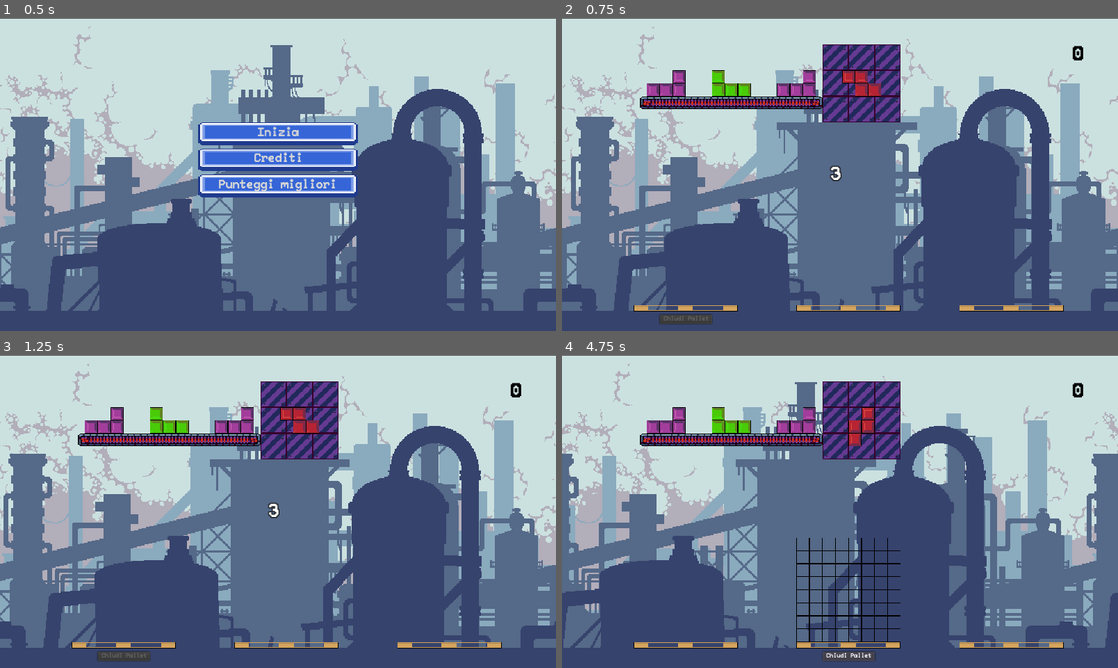
Above: before the commit, frames 1-4 (two rows, left to right).
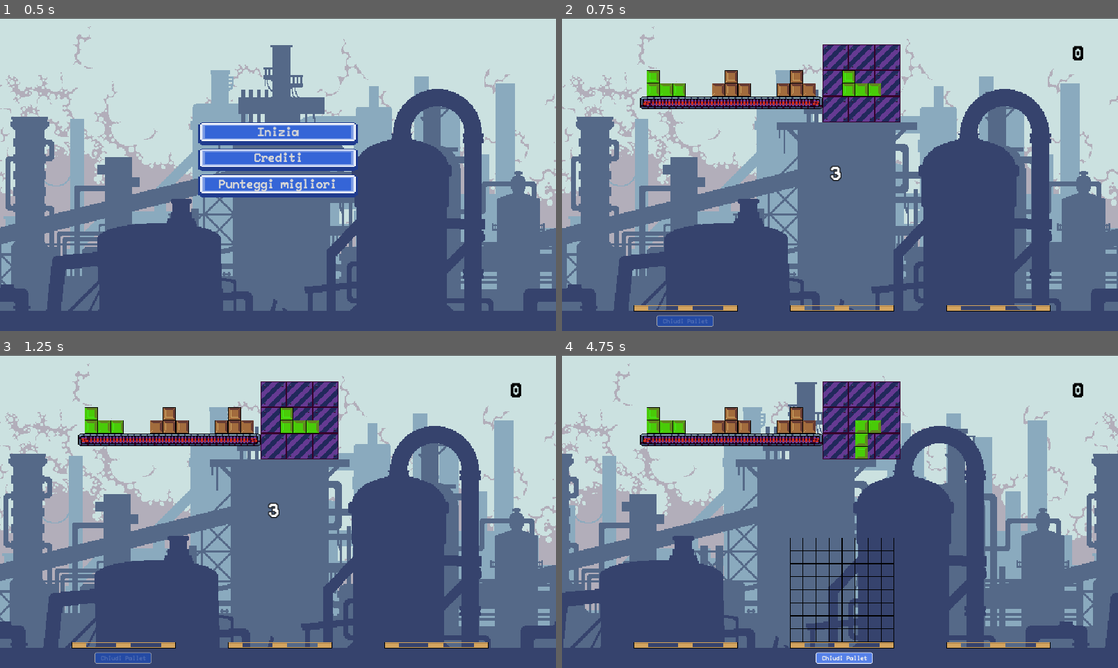
Above: after the commit, the same moments.

Repository: M4rk03/Tetris_JobOrienta
Game: Godot game, scene res://scenes/MainMenu.tscn
Same seed, same stepped clock (60 frames per second), same inputs: the game is played once before the commit and once after it.
Inputs:
- Up to frame 1 (0.5 s): no input
- Up to frame 2 (0.75 s): click "Inizia" at 0.5 s
- Up to frame 3 (1.25 s): no input
- Up to frame 4 (4.75 s): hold D (right_move) 1.28-2.03 s; tap Space (rotate) every 0.75 s from 1.35 to 3.6 s; hold S (down_move) 2.03-2.78 s; hold D (right_move) 2.78-4.25 s; click "Chiudi Pallet" at 4.25 s

Frame 1 is identical in both runs. In frame 2, 2.6% of the frame differs, in the area x 15-91%, y 16-99%; in frame 3, 2.6%; in frame 4, 3.5%.

Commit message:
Fix position shape

Diff:
--- a/project.godot
+++ b/project.godot
@@ -12,7 +12,7 @@
 
 config/name="Alpha1"
 run/main_scene="res://scenes/MainMenu.tscn"
-config/icon="res://icon.png"
+config/icon="res://assets/redSquare.png"
 
 [autoload]
 
@@ -91,7 +91,3 @@
 [physics]
 
 common/enable_pause_aware_picking=true
-
-[rendering]
-
-environment/default_environment="res://default_env.tres"
--- a/scenes/GameOver.tscn
+++ b/scenes/GameOver.tscn
@@ -18,6 +18,48 @@
 
 [sub_resource type="DynamicFont" id=4]
 font_data = ExtResource( 2 )
+
+[sub_resource type="StyleBoxFlat" id=6]
+content_margin_top = 6.0
+bg_color = Color( 0.337255, 0.505882, 0.913725, 1 )
+border_width_left = 2
+border_width_top = 2
+border_width_right = 2
+border_width_bottom = 2
+border_color = Color( 1, 1, 1, 1 )
+border_blend = true
+corner_radius_top_left = 4
+corner_radius_top_right = 4
+corner_radius_bottom_right = 4
+corner_radius_bottom_left = 4
+
+[sub_resource type="StyleBoxFlat" id=7]
+content_margin_top = 6.0
+bg_color = Color( 0.337255, 0.505882, 0.913725, 1 )
+border_width_left = 2
+border_width_top = 2
+border_width_right = 2
+border_width_bottom = 2
+border_color = Color( 0.666667, 0.666667, 0.666667, 1 )
+border_blend = true
+corner_radius_top_left = 4
+corner_radius_top_right = 4
+corner_radius_bottom_right = 4
+corner_radius_bottom_left = 4
+
+[sub_resource type="StyleBoxFlat" id=8]
+content_margin_top = 6.0
+bg_color = Color( 0.211765, 0.4, 0.847059, 1 )
+border_width_left = 2
+border_width_top = 2
+border_width_right = 2
+border_width_bottom = 2
+border_color = Color( 1, 1, 1, 1 )
+border_blend = true
+corner_radius_top_left = 4
+corner_radius_top_right = 4
+corner_radius_bottom_right = 4
+corner_radius_bottom_left = 4
 
 [node name="GameOver" type="Node2D"]
 script = ExtResource( 3 )
@@ -52,19 +94,22 @@
 valign = 1
 
 [node name="InsertName" type="LineEdit" parent="ResultStore"]
-margin_left = 192.0
+margin_left = 182.0
 margin_top = 48.0
-margin_right = 448.0
+margin_right = 458.0
 margin_bottom = 88.0
 custom_fonts/font = SubResource( 5 )
 align = 1
 
 [node name="SendResult" type="Button" parent="ResultStore"]
 margin_left = 224.0
-margin_top = 104.0
+margin_top = 108.0
 margin_right = 416.0
-margin_bottom = 127.0
+margin_bottom = 140.0
 custom_fonts/font = SubResource( 4 )
+custom_styles/hover = SubResource( 6 )
+custom_styles/pressed = SubResource( 7 )
+custom_styles/normal = SubResource( 8 )
 text = "Invia punteggio"
 
 [connection signal="text_changed" from="ResultStore/InsertName" to="." method="_on_LineEdit_text_changed"]
--- a/scenes/I-Shape.tscn
+++ b/scenes/I-Shape.tscn
@@ -10,22 +10,22 @@
 script = ExtResource( 2 )
 
 [node name="Block" type="Sprite" parent="."]
-position = Vector2( -48, 0 )
+position = Vector2( -64, 0 )
 texture = ExtResource( 1 )
 
 [node name="Block2" type="Sprite" parent="."]
-position = Vector2( -16, 0 )
+position = Vector2( -32, 0 )
 texture = ExtResource( 1 )
 
 [node name="Block3" type="Sprite" parent="."]
-position = Vector2( 16, 0 )
 texture = ExtResource( 1 )
 
 [node name="Block4" type="Sprite" parent="."]
-position = Vector2( 48, 0 )
+position = Vector2( 32, 0 )
 texture = ExtResource( 1 )
 
 [node name="ShapeArea2D" type="Area2D" parent="."]
+position = Vector2( -16, 0 )
 collision_layer = 2
 collision_mask = 2
 
--- a/scenes/J-Shape.tscn
+++ b/scenes/J-Shape.tscn
@@ -7,22 +7,22 @@
 script = ExtResource( 2 )
 
 [node name="Block2" type="Sprite" parent="."]
-position = Vector2( -32, 16 )
+position = Vector2( -32, 0 )
 texture = ExtResource( 1 )
 
 [node name="Block3" type="Sprite" parent="."]
-position = Vector2( 0, 16 )
 texture = ExtResource( 1 )
 
 [node name="Block4" type="Sprite" parent="."]
-position = Vector2( 32, 16 )
+position = Vector2( 32, 0 )
 texture = ExtResource( 1 )
 
 [node name="Block" type="Sprite" parent="."]
-position = Vector2( -32, -16 )
+position = Vector2( -32, -32 )
 texture = ExtResource( 1 )
 
 [node name="ShapeArea2D" type="Area2D" parent="."]
+position = Vector2( 0, -16 )
 collision_layer = 2
 collision_mask = 2
 
--- a/scenes/L-Shape.tscn
+++ b/scenes/L-Shape.tscn
@@ -7,22 +7,22 @@
 script = ExtResource( 2 )
 
 [node name="Block2" type="Sprite" parent="."]
-position = Vector2( 32, -16 )
+position = Vector2( 32, -32 )
 texture = ExtResource( 1 )
 
 [node name="Block" type="Sprite" parent="."]
-position = Vector2( 32, 16 )
+position = Vector2( 32, 0 )
 texture = ExtResource( 1 )
 
 [node name="Block3" type="Sprite" parent="."]
-position = Vector2( 0, 16 )
 texture = ExtResource( 1 )
 
 [node name="Block4" type="Sprite" parent="."]
-position = Vector2( -32, 16 )
+position = Vector2( -32, 0 )
 texture = ExtResource( 1 )
 
 [node name="ShapeArea2D" type="Area2D" parent="."]
+position = Vector2( 0, -16 )
 collision_layer = 2
 collision_mask = 2
 
--- a/scenes/Main.tscn
+++ b/scenes/Main.tscn
@@ -20,15 +20,71 @@
 extra_spacing_char = 2
 font_data = ExtResource( 2 )
 
+[sub_resource type="DynamicFont" id=5]
+font_data = ExtResource( 2 )
+
+[sub_resource type="StyleBoxFlat" id=8]
+content_margin_top = 7.0
+bg_color = Color( 0.337255, 0.505882, 0.913725, 1 )
+border_width_left = 2
+border_width_top = 2
+border_width_right = 2
+border_width_bottom = 2
+border_color = Color( 1, 1, 1, 1 )
+border_blend = true
+corner_radius_top_left = 4
+corner_radius_top_right = 4
+corner_radius_bottom_right = 4
+corner_radius_bottom_left = 4
+
+[sub_resource type="StyleBoxFlat" id=9]
+content_margin_top = 7.0
+bg_color = Color( 0.337255, 0.505882, 0.913725, 1 )
+border_width_left = 2
+border_width_top = 2
+border_width_right = 2
+border_width_bottom = 2
+border_color = Color( 0.666667, 0.666667, 0.666667, 1 )
+border_blend = true
+corner_radius_top_left = 4
+corner_radius_top_right = 4
+corner_radius_bottom_right = 4
+corner_radius_bottom_left = 4
+
+[sub_resource type="StyleBoxFlat" id=6]
+content_margin_top = 7.0
+bg_color = Color( 0.145098, 0.294118, 0.647059, 1 )
+border_width_left = 2
+border_width_top = 2
+border_width_right = 2
+border_width_bottom = 2
+border_color = Color( 0.666667, 0.666667, 0.666667, 1 )
+border_blend = true
+corner_radius_top_left = 4
+corner_radius_top_right = 4
+corner_radius_bottom_right = 4
+corner_radius_bottom_left = 4
+
+[sub_resource type="StyleBoxFlat" id=7]
+content_margin_top = 7.0
+bg_color = Color( 0.211765, 0.4, 0.847059, 1 )
+border_width_left = 2
+border_width_top = 2
+border_width_right = 2
+border_width_bottom = 2
+border_color = Color( 1, 1, 1, 1 )
+border_blend = true
+corner_radius_top_left = 4
+corner_radius_top_right = 4
+corner_radius_bottom_right = 4
+corner_radius_bottom_left = 4
+
 [sub_resource type="DynamicFont" id=2]
 size = 36
 outline_size = 2
 outline_color = Color( 0, 0, 0, 1 )
 use_filter = true
 extra_spacing_char = 2
-font_data = ExtResource( 2 )
-
-[sub_resource type="DynamicFont" id=5]
 font_data = ExtResource( 2 )
 
 [node name="Main" type="Node2D"]
@@ -73,23 +129,17 @@
 [node name="StartTimer" type="Timer" parent="StartCountdown"]
 autostart = true
 
-[node name="PalletCountdown" type="Label" parent="."]
-margin_left = 256.0
-margin_top = 288.0
-margin_right = 384.0
-margin_bottom = 352.0
-custom_fonts/font = SubResource( 2 )
-align = 1
-valign = 1
-script = ExtResource( 4 )
-
 [node name="ClosePalletButton" type="Button" parent="."]
-margin_left = 240.0
-margin_top = 728.0
-margin_right = 369.0
-margin_bottom = 751.0
+margin_left = 233.0
+margin_top = 730.0
+margin_right = 372.0
+margin_bottom = 757.0
 focus_mode = 0
 custom_fonts/font = SubResource( 5 )
+custom_styles/hover = SubResource( 8 )
+custom_styles/pressed = SubResource( 9 )
+custom_styles/disabled = SubResource( 6 )
+custom_styles/normal = SubResource( 7 )
 disabled = true
 enabled_focus_mode = 0
 text = "Chiudi Pallet"
@@ -97,17 +147,27 @@
 [node name="LeftPallet" parent="." instance=ExtResource( 3 )]
 position = Vector2( 176, 448 )
 
+[node name="PalletCountdown" type="Label" parent="LeftPallet"]
+margin_left = 65.0
+margin_top = -146.0
+margin_right = 193.0
+margin_bottom = -82.0
+custom_fonts/font = SubResource( 2 )
+align = 1
+valign = 1
+script = ExtResource( 4 )
+
 [node name="CentralPallet" parent="." instance=ExtResource( 3 )]
-position = Vector2( 576, 448 )
+position = Vector2( 560, 448 )
 
 [node name="RightPallet" parent="." instance=ExtResource( 3 )]
-position = Vector2( 976, 448 )
+position = Vector2( 944, 448 )
 
 [connection signal="game_start" from="StartCountdown" to="Generator" method="_on_StartCountdown_game_start"]
-[connection signal="game_start" from="StartCountdown" to="PalletCountdown" method="_on_StartCountdown_game_start"]
+[connection signal="game_start" from="StartCountdown" to="LeftPallet/PalletCountdown" method="_on_StartCountdown_game_start"]
 [connection signal="game_start" from="StartCountdown" to="LeftPallet" method="_on_StartCountdown_game_start"]
 [connection signal="timeout" from="StartCountdown/StartTimer" to="StartCountdown" method="_on_Timer_timeout"]
-[connection signal="change_pallet" from="PalletCountdown" to="Score" method="_on_PalletCountdown_change_pallet"]
-[connection signal="change_pallet" from="PalletCountdown" to="CentralPallet" method="_on_PalletCountdown_change_pallet"]
-[connection signal="change_pallet" from="PalletCountdown" to="RightPallet" method="_on_PalletCountdown_change_pallet"]
-[connection signal="pressed" from="ClosePalletButton" to="PalletCountdown" method="_on_ClosePalletButton_pressed"]
+[connection signal="pressed" from="ClosePalletButton" to="LeftPallet/PalletCountdown" method="_on_ClosePalletButton_pressed"]
+[connection signal="change_pallet" from="LeftPallet/PalletCountdown" to="Score" method="_on_PalletCountdown_change_pallet"]
+[connection signal="change_pallet" from="LeftPallet/PalletCountdown" to="CentralPallet" method="_on_PalletCountdown_change_pallet"]
+[connection signal="change_pallet" from="LeftPallet/PalletCountdown" to="RightPallet" method="_on_PalletCountdown_change_pallet"]
--- a/scenes/S-Shape.tscn
+++ b/scenes/S-Shape.tscn
@@ -7,22 +7,22 @@
 script = ExtResource( 2 )
 
 [node name="Block2" type="Sprite" parent="."]
-position = Vector2( 0, -16 )
+position = Vector2( 0, -32 )
 texture = ExtResource( 1 )
 
 [node name="Block4" type="Sprite" parent="."]
-position = Vector2( 32, 16 )
+position = Vector2( 32, 0 )
 texture = ExtResource( 1 )
 
 [node name="Block3" type="Sprite" parent="."]
-position = Vector2( 0, 16 )
 texture = ExtResource( 1 )
 
 [node name="Block" type="Sprite" parent="."]
-position = Vector2( -32, -16 )
+position = Vector2( -32, -32 )
 texture = ExtResource( 1 )
 
 [node name="ShapeArea2D" type="Area2D" parent="."]
+position = Vector2( 0, -16 )
 collision_layer = 2
 collision_mask = 2
 
--- a/scenes/T-Shape.tscn
+++ b/scenes/T-Shape.tscn
@@ -7,22 +7,22 @@
 script = ExtResource( 2 )
 
 [node name="Block" type="Sprite" parent="."]
-position = Vector2( -32, 16 )
+position = Vector2( -32, 0 )
 texture = ExtResource( 1 )
 
 [node name="Block2" type="Sprite" parent="."]
-position = Vector2( 0, 16 )
 texture = ExtResource( 1 )
 
 [node name="Block3" type="Sprite" parent="."]
-position = Vector2( 32, 16 )
+position = Vector2( 32, 0 )
 texture = ExtResource( 1 )
 
 [node name="Block4" type="Sprite" parent="."]
-position = Vector2( 0, -16 )
+position = Vector2( 0, -32 )
 texture = ExtResource( 1 )
 
 [node name="ShapeArea2D" type="Area2D" parent="."]
+position = Vector2( 0, -16 )
 collision_layer = 2
 collision_mask = 2
 
--- a/scripts/pallet_countdown.gd
+++ b/scripts/pallet_countdown.gd
@@ -1,25 +1,28 @@
 extends Label
+
+signal change_pallet(palletGenerate)
 
 var countdown = 60
 var nPallet = 0
 var palletGenerate = 2
 var palletTimer
 
-signal change_pallet(palletGenerate)
-signal game_over
-
+var nodeMain
 
 func getCountdown():
 	return countdown
 
 # Called when the start timer runs out
 func _on_StartCountdown_game_start():
+	nodeMain = get_parent().get_parent()
+
 	palletTimer = Timer.new()
 	add_child(palletTimer)
 	palletTimer.wait_time = 1.0
 	palletTimer.connect("timeout", self, "_on_Timer_timeout")
 	palletTimer.start()
-	get_parent().get_node("ClosePalletButton").set_disabled(false)
+
+	nodeMain.get_node("ClosePalletButton").set_disabled(false)
 
 # Called when the pallet timer runs out
 func palletEnded():
@@ -28,10 +31,11 @@
 	palletTimer.wait_time = 1.0
 	palletTimer.connect("timeout", self, "_on_Timer_timeout")
 	countdown = 60
+
 	emit_signal("change_pallet", palletGenerate)
-	get_parent().get_node("ClosePalletButton").rect_position.x = 256 + (384 * (palletGenerate - 1))
+	nodeMain.get_node("ClosePalletButton").rect_position.x = 240 + (384 * (palletGenerate - 1))
 	palletGenerate += 1
-	rect_position.x = 256 + (386 * nPallet)
+	rect_position.x = 65 + (386 * nPallet)
 	palletTimer.start()
 
 # Timer countdown after each timeout of the timer
@@ -44,12 +48,12 @@
 		palletTimer.queue_free()
 		palletEnded()
 	else:
-		var score = get_parent().get_node("Score").getTotalScore()
+		var score = nodeMain.get_node("Score").getTotalScore()
 		SceneSwitcher.change_scene("res://scenes/GameOver.tscn", {"score": score})
 
 
 func _on_ClosePalletButton_pressed():
 	yield(get_tree().create_timer(0.1), "timeout")
-	#get_parent().get_node("Score").calcBonus()
+	#nodeMain.get_node("Score").calcBonus()
 	countdown = 1
 	yield(get_tree().create_timer(0.1), "timeout")
--- a/scripts/score.gd
+++ b/scripts/score.gd
@@ -19,18 +19,12 @@
 	var gridEmpty = 64 - totInside
 	var malusEmpty = gridEmpty * 50
 	if(totalScore > 0):
-		if((totalScore - malusEmpty) < 0):
-			totalScore = 0
-		else:
+		if((totalScore - malusEmpty) >= 0):
 			totalScore -= malusEmpty
 	else:
 		totalScore = 0
 
-# Called when the node enters the scene tree for the first time.
-func _ready():
-	pass
-
-func _process(delta):
+func _process(_delta):
 	text = str(totalScore)
 
 func calcBonus():
@@ -40,6 +34,6 @@
 	palletScore += bonus
 	totalScore += palletScore
 
-func _on_PalletCountdown_change_pallet(palletGenerate):
+func _on_PalletCountdown_change_pallet(_nPallet):
 	calcMissed()
 	palletScore = 0
--- a/scripts/shape.gd
+++ b/scripts/shape.gd
@@ -31,29 +31,15 @@
 
 func setPositionShape():
 	if "O-Shape" in self.name:
-		posShape = Vector2(0,0)
-	elif "I-Shape" in self.name:
-		if self.rotation_degrees == 90 or self.rotation_degrees == 270:
-			posShape = Vector2(-16,0)
-		else:
-			posShape = Vector2(0,-16)
-	elif "S-Shape" in self.name:
 		posShape = Vector2(-16,0)
-	elif "L-Shape" in self.name or "J-Shape" in self.name or "T-Shape" in self.name:
-		if self.rotation_degrees == 90 or self.rotation_degrees == 270:
-			posShape = Vector2(0,-16)
-		else:
-			posShape = Vector2(-16,0)
 	else:
-		posShape = Vector2(0,0)
+		posShape = Vector2(0,-17)
 
 func dropShape():
 	if isDroppable:
 		position = Vector2(stepify(global_position.x, GRID_SIZE), stepify(global_position.y, GRID_SIZE))
-		print(position)
 		setPositionShape()
 		position += posShape
-		print(position)
 		isPickable = false
 		z_index -= 1
 		Input.set_mouse_mode(Input.MOUSE_MODE_VISIBLE)
@@ -73,7 +59,7 @@
 		else:
 			isDroppable = false
 
-func _process(delta):
+func _process(_delta):
 	if isPickable:
 		checkIfDroppable()
 
@@ -92,10 +78,15 @@
 		if shapeTimer.is_stopped():
 			startShapeTimer()
 
+		if self.position.y > 760:
+			queue_free()
+			get_parent().get_node("Score").palletScore -= 200
+			emit_signal("placed")
+
 func startShapeTimer():
 	shapeTimer.start()
 
 func _on_Timer_timeout():
 	if isPickable:
-		self.position.y += 16
+		self.position.y += 32
 		startShapeTimer()
--- a/scripts/shape_generator.gd
+++ b/scripts/shape_generator.gd
@@ -11,9 +11,23 @@
 	"T-Shape"
 ]
 
-var posX = 256
+var posX
 var posY
-var valPosY = 160
+const conPosX = 256
+const conPosY = 176
+
+func selectedShape():
+	# Generates random shape name
+	var chosenShape = shapeDictionary[randi() % shapeDictionary.size()]
+	# Instances shape, sets shape position, puts in the array shapes
+	var shape = load("res://scenes/" + chosenShape + ".tscn").instance()
+	if chosenShape == "O-Shape":
+		posX = conPosX - 16
+		posY = conPosY - 16
+	else:
+		posX = conPosX
+		posY = conPosY
+	return shape
 
 func generateShape():
 	# Pushes backwards every element in the array
@@ -24,12 +38,7 @@
 		if(i == 3):
 			shapes[i].isPickable = true
 
-	var chosenShape = shapeDictionary[randi() % shapeDictionary.size()]
-	var shape = load("res://scenes/" + chosenShape + ".tscn").instance()
-	if chosenShape == "I-Shape":
-		posY = valPosY + 16
-	else:
-		posY = valPosY
+	var shape = selectedShape()
 	shape.position.x = posX
 	shape.position.y = posY
 	# Connects generateShape() function to newly created shape
@@ -41,15 +50,7 @@
 func _ready():
 	randomize()
 	for i in range(0, 4):
-		# Generates random shape name
-		var chosenShape = shapeDictionary[randi() % shapeDictionary.size()]
-		# Instances shape, sets shape position, puts in the array shapes
-		var shape = load("res://scenes/" + chosenShape + ".tscn").instance()
-		if chosenShape == "I-Shape":
-			posY = valPosY + 16
-		else:
-			posY = valPosY
-
+		var shape = selectedShape()
 		shape.position.x = posX + (i * 160)
 		shape.position.y = posY
 		shape.connect("placed", self, "generateShape")
@@ -59,3 +60,4 @@
 
 func _on_StartCountdown_game_start():
 	shapes[3].isPickable = true
+	shapes[3].z_index += 1
Not shown: 1 places in scenes/GameOver.tscn that only renumber resources
Not shown: 1 places in scenes/Main.tscn that only renumber resources
